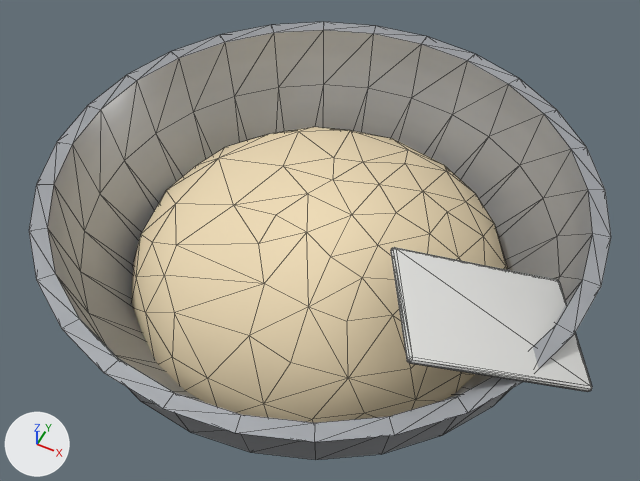
Renders of the glTF model assets/models/fp-bowl.gltf from each side of a commit.
One viewpoint serves both versions: a camera (50 mm lens) standing at (0.164, -0.328, 0.489) and looking at (-0.002, 0.004, 0.074). The axes (+X, +Y, +Z) are drawn at lower left. The lights are the same throughout. The picture after the commit comes second. Mesh edges are drawn as thin lines. Vertices at exactly the same position are counted once.

Objects in the first picture: 'model'.
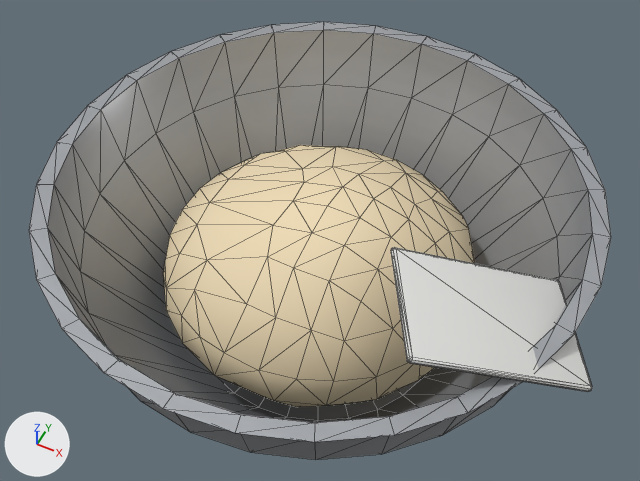
The edits, one by one:
me_model is used by ob_model.
me_model had 406 vertices, 800 faces and spanned x -0.165..0.178, y -0.165..0.165, z -0.013..0.148.
me_model now has 406 vertices, 800 faces and spans x -0.165..0.178, y -0.165..0.165, z 0.0..0.148.
Part 1, on me_model:
145 vertices are removed from x -0.121..0.119, y -0.121..0.121, z -0.013..0.134.
299 faces are deleted.
7 vertices move from x 0.02..0.122, y -0.001..0.079, z -0.004..0.05 to x 0.05..0.096, y -0.083..0.07, z 0.034..0.092.
145 vertices are added at x -0.099..0.101, y -0.099..0.099, z 0.001..0.123.
299 new faces join them, mat_dough (beige #efdcb6).

What differs and where, as boxes (x1, y1, x2, y2) in the pictures (640 x 481 px; the box of a moved part takes in the faces that stretch with it):
part 1 of me_model, moved or reshaped: before (131, 127, 508, 423); after (163, 145, 475, 407)
